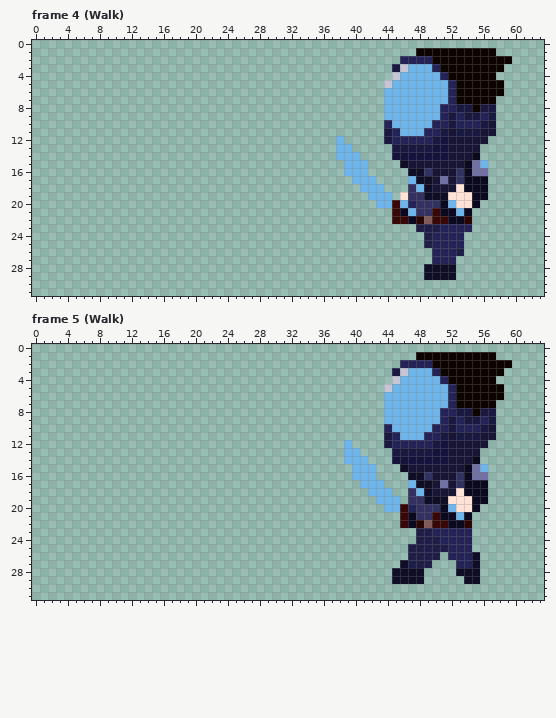
Pixel-art file, stored at Assets/Sprites/Enemies/Grunt/Grunt-New.aseprite. That is the earlier state.
64x32 pixels, 24 frames. Colours within 5 levels of each other are drawn and written as one. Shown: frame 4 (Walk), frame 5 (Walk). The commit also changed other frames, which this record leaves out.
And afterwards:
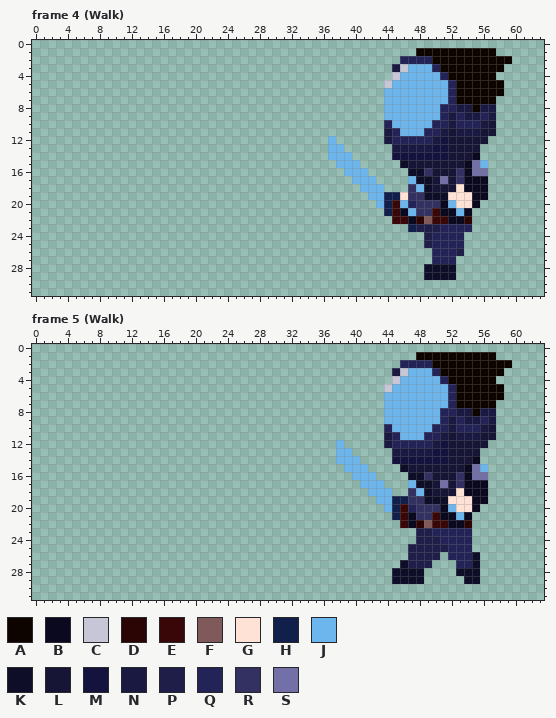
Palette (. is transparent): A #0d0400  B #0a091f  C #c6c6d7  D #2b0404  E #390707  F #805a5a  G #fee2d6  H #11204b  J #6db5ed  K #0f0e28  L #161535  M #14133e  N #1a1942  P #1f1e48  Q #242358  R #333161  S #7370a7
Log entry: Updated and finished Melee Walk & Attack
What changed:
Changed rows in their new state; - is an unchanged pixel.
Frame 4 (Walk), layer "Arms":
first column x 37:
12 J.---
13 J-.--
14 J--.-
15 -J--.
first column x 44:
19 HH--
20 H---
21 H---
23 ---H
Frame 5 (Walk), layer "Arms":
first column x 38:
12 J.---
13 J-.--
14 J--.-
15 -J--.
first column x 45:
19 HH
20 H-
21 H-
Changed places in both pictures, as pixel boxes (x1, y1, x2, y2):
changed: (328, 136, 416, 232)
changed: (336, 440, 408, 520)
